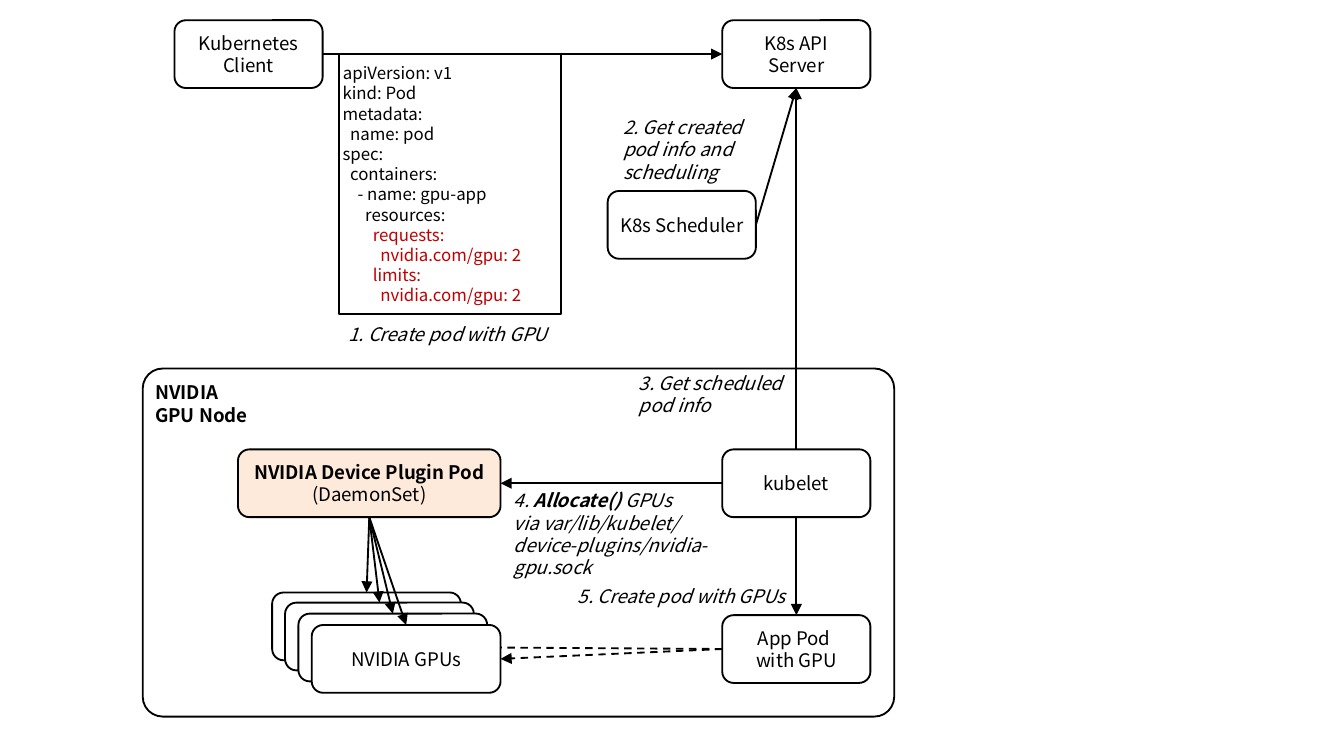
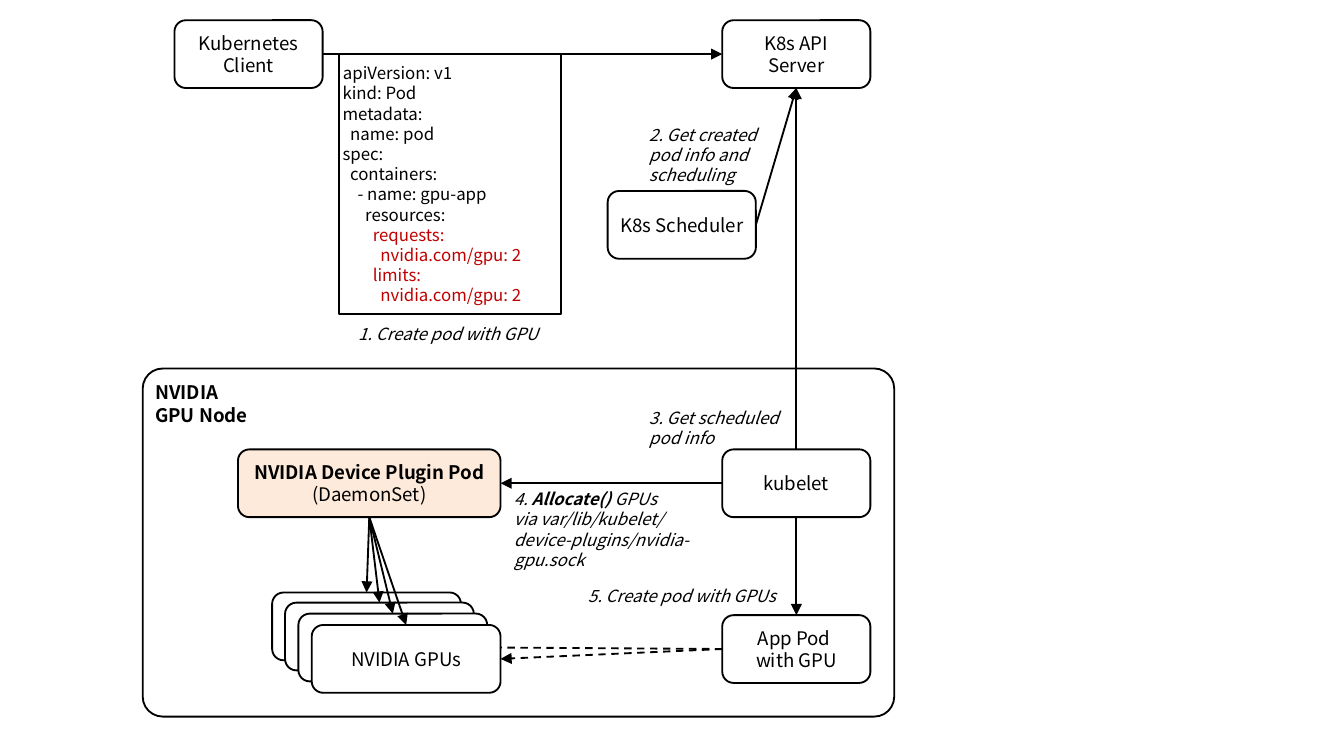
Before and after one commit to ssup2/blog-software, a slide deck: slide 3 of content/docs/theory-analysis/kubernetes-nvidia-device-plugin/images/images.pptx. Drawn at 1344x756 pixels with LibreOffice and Linux fonts; fonts in the diff are those of the drawing. Boxes give left, top, right and bottom in pixels: in the first picture for what was removed or moved away, otherwise in the second. Text is boxed around its words. In the diff, an @@ line names an element or a change of style, - is before the commit and + after.

```diff
--- a/content/docs/theory-analysis/kubernetes-nvidia-device-plugin/images/images.pptx
+++ b/content/docs/theory-analysis/kubernetes-nvidia-device-plugin/images/images.pptx
@@ rounded rectangle "2. Get created pod info ...": place and size @@
-rounded rectangle "2. Get created pod info ..." at bbox=[607, 130, 774, 169]
+rounded rectangle "2. Get created pod info ..." at bbox=[633, 136, 800, 175]
@@ size 10 to 9 pt in 5 elements at bbox=[358, 326, 538, 344], bbox=[588, 588, 775, 606], bbox=[633, 136, 800, 175], bbox=[514, 491, 689, 570], bbox=[649, 410, 779, 448] @@
@@ text "3. Get scheduled pod info": place and size @@
-text "3. Get scheduled pod info" at bbox=[639, 369, 783, 417]
+text "3. Get scheduled pod info" at bbox=[649, 410, 779, 448]
```
Also in this commit, not shown: 5 other slides changed, 7 other files.
